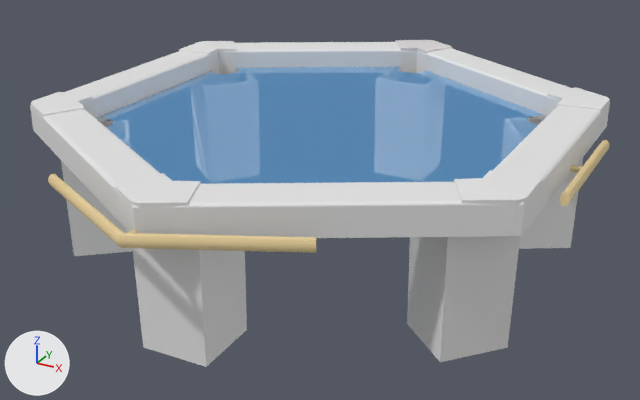
A saved change to the FBX model Assets/Shivaji/BoardsV3/FBXs/Hexagon6Holes.fbx.
Both versions are drawn from a camera (50 mm lens) standing at (1.72, -3.14, 1.21) and looking at (0.02, -0.05, -0.33). The lights are fixed; the arrows at lower left show +X, +Y and +Z. The picture after the commit comes second. Where no turn or scale is listed for an object, it has been applied to the vertices.

The first picture shows 'EdgeHighlight', 'Handle1.001', 'Hole1TriggerSide1', 'Hole2TriggerSide1', 'Hole2TriggerSide3', 'Hole3TriggerSide1', 'Hole3TriggerSide3', 'Hole4TriggerSide3', 'Hole5TriggerSide3', 'Hole6TriggerSide4', 'HoleGlow1', 'HoleGlow2', 'HoleGlow3', 'HoleGlow4', 'HoleGlow5', 'HoleGlow6' and 12 more.
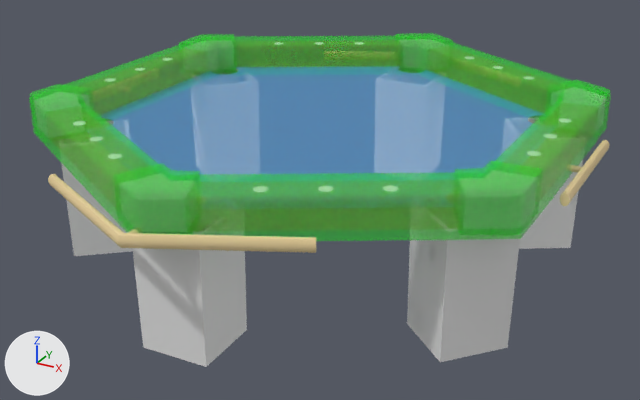
What differs and where, as boxes [x1, y1, x2, y2] in the pictures (640 x 400 px):
'EdgeHighlight', recoloured, rescaled: before [30, 42, 610, 238]; after [29, 36, 611, 241]
'HoleGlow3', recoloured, moved, rescaled (17% taller): before [454, 170, 542, 233]; after [455, 161, 543, 235]
'HoleGlow2', recoloured, moved, rescaled (16% taller): before [115, 173, 201, 233]; after [114, 163, 200, 233]
'HoleGlow1', recoloured, moved, rescaled (22% taller): before [31, 92, 93, 132]; after [30, 84, 92, 133]
'HoleGlow4', recoloured, moved, rescaled (19% taller): before [547, 87, 610, 128]; after [548, 80, 611, 129]
'HoleGlow6', recoloured, moved, rescaled: before [179, 41, 236, 55]; after [179, 34, 236, 49]
'HoleGlow5', recoloured, moved, rescaled: before [395, 40, 452, 54]; after [396, 33, 453, 47]

What changed in the scene script:
```text
Change me_cylinder_063:
    remove me_cylinder_063.from_pydata(...)  # 24 vertices, 25 faces; spans x -0.126..0.127, y -0.123..0.165, z -0.061..0.061
    add me_cylinder_063.from_pydata(...)  # 24 vertices, 25 faces; spans x -0.126..0.127, y -0.123..0.165, z -0.084..0.084
    me_cylinder_063 part 1: the whole mesh is scaled about its middle by (1, 1, 1.36)
    add me_cylinder_063.materials.append(mat_material)  # green #00e701
Change me_cylinder_003:
    remove me_cylinder_003.from_pydata(...)  # 24 vertices, 25 faces; spans x -0.147..0.146, y -0.134..0.106, z -0.061..0.061
    add me_cylinder_003.from_pydata(...)  # 24 vertices, 25 faces; spans x -0.147..0.146, y -0.134..0.106, z -0.084..0.084
    me_cylinder_003 part 6: the whole mesh is scaled about its middle by (1, 1, 1.36)
    add me_cylinder_003.materials.append(mat_material)  # green #00e701
Change me_cylinder_064:
    remove me_cylinder_064.from_pydata(...)  # 24 vertices, 25 faces; spans x -0.128..0.127, y -0.169..0.124, z -0.061..0.061
    add me_cylinder_064.from_pydata(...)  # 24 vertices, 25 faces; spans x -0.128..0.127, y -0.169..0.124, z -0.084..0.084
    me_cylinder_064 part 4: the whole mesh is scaled about its middle by (1, 1, 1.36)
    add me_cylinder_064.materials.append(mat_material)  # green #00e701
Change me_cylinder_061:
    remove me_cylinder_061.from_pydata(...)  # 24 vertices, 25 faces; spans x -0.127..0.126, y -0.164..0.121, z -0.061..0.061
    add me_cylinder_061.from_pydata(...)  # 24 vertices, 25 faces; spans x -0.127..0.126, y -0.164..0.121, z -0.084..0.084
    me_cylinder_061 part 7: the whole mesh is scaled about its middle by (1, 1, 1.36)
    add me_cylinder_061.materials.append(mat_material)  # green #00e701
Change me_cylinder_062:
    remove me_cylinder_062.from_pydata(...)  # 24 vertices, 25 faces; spans x -0.124..0.132, y -0.121..0.159, z -0.061..0.061
    add me_cylinder_062.from_pydata(...)  # 24 vertices, 25 faces; spans x -0.124..0.132, y -0.121..0.159, z -0.084..0.084
    me_cylinder_062 part 2: the whole mesh is scaled about its middle by (1, 1, 1.36)
    add me_cylinder_062.materials.append(mat_material)  # green #00e701
Change me_cylinder_050:
    remove me_cylinder_050.from_pydata(...)  # 252 vertices, 250 faces; spans x -1.05..1.05, y -1.22..1.22, z -0.06..0.06
    add me_cylinder_050.from_pydata(...)  # 252 vertices, 250 faces; spans x -1.05..1.05, y -1.22..1.22, z -0.08..0.08
    me_cylinder_050 part 3: the whole mesh is scaled about its middle by (1, 1, 1.36)
    add me_cylinder_050.materials.append(mat_material)  # green #00e701
Change me_cylinder_002:
    remove me_cylinder_002.from_pydata(...)  # 24 vertices, 25 faces; spans x -0.165..0.149, y -0.103..0.135, z -0.061..0.061
    remove me_cylinder_002.materials.append(mat_allmat)
    add me_cylinder_002.from_pydata(...)  # 24 vertices, 25 faces; spans x -0.165..0.149, y -0.103..0.135, z -0.084..0.084
    me_cylinder_002 part 5: the whole mesh is scaled about its middle by (1, 1, 1.36)
    add me_cylinder_002.materials.append(mat_material)  # green #00e701
Change ob_holeglow4:
    ob_holeglow4.location: (0.927, 0.539, 0.047) -> (0.927, 0.539, 0.061)
Change ob_holeglow2:
    ob_holeglow2.location: (0.0, -1.075, 0.047) -> (0.0, -1.075, 0.061)
Change ob_holeglow3:
    ob_holeglow3.location: (0.927, -0.535, 0.047) -> (0.927, -0.535, 0.061)
Change ob_holeglow1:
    ob_holeglow1.location: (-0.927, -0.54, 0.047) -> (-0.927, -0.54, 0.061)
Change ob_holeglow6:
    ob_holeglow6.location: (-0.931, 0.532, 0.047) -> (-0.931, 0.532, 0.061)
Change ob_edgehighlight:
    ob_edgehighlight.location: (0.0, 0.0, 0.038) -> (0.0, 0.0, 0.05)
Change ob_holeglow5:
    ob_holeglow5.location: (-0.003, 1.074, 0.047) -> (-0.003, 1.074, 0.061)
```
